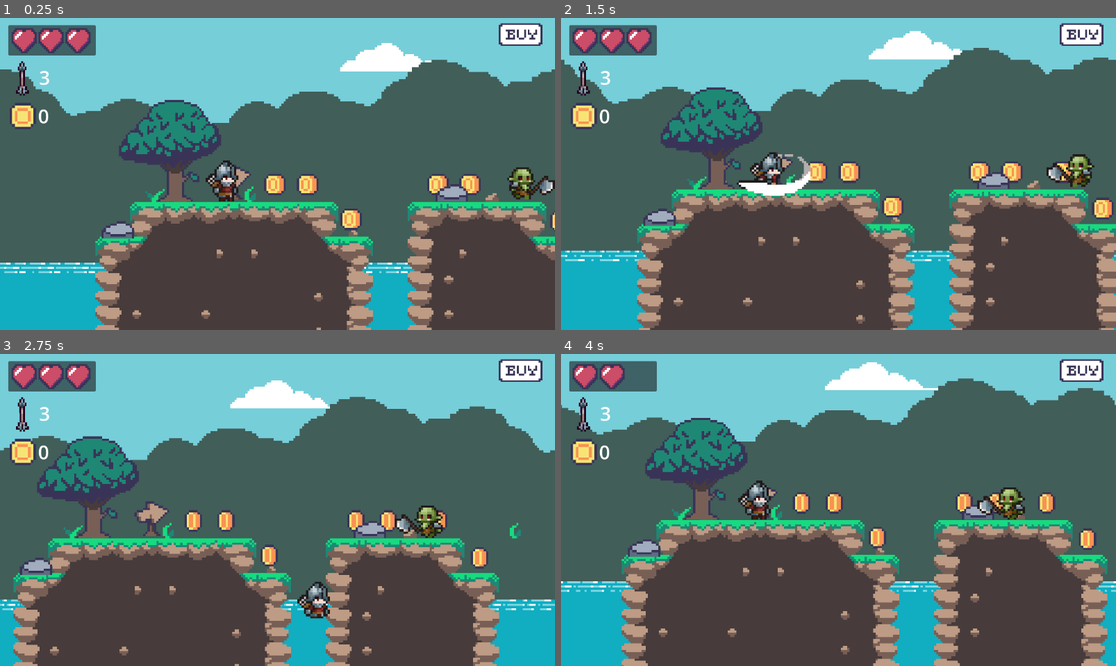
Above: before the commit, frames 1-4 (two rows, left to right).
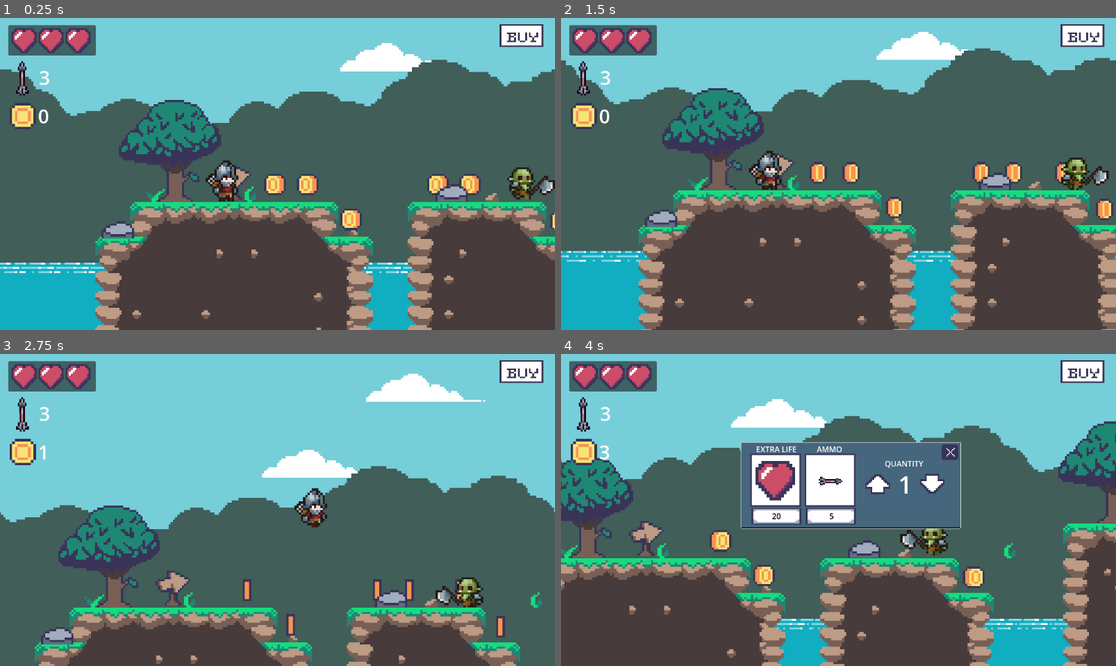
Above: after the commit, the same moments.

Repository: Wise-394/Knight_Adventure
Game: Godot game, scene res://scene/levels/level1.tscn
Same seed, same stepped clock (60 frames per second), same inputs: the game is played once before the commit and once after it.
Inputs (mouse positions are in pixels of both pictures, inside the frame that each line leads up to):
- Up to frame 1 (0.25 s): no input
- Up to frame 2 (1.5 s): click (1082, 33) at 0.52 s; click (1082, 36) at 1.27 s
- Up to frame 3 (2.75 s): tap Enter (ui_accept) at 2, 2.1 s; move the mouse to (399, 494) at 2.02 s; hold D (right) from 2.03 s (still down); tap Space (jump, bound only after the commit) at 2.27, 2.3, 2.57 s
- Up to frame 4 (4 s): move the mouse to (727, 525) at 2.77 s; tap Space (jump, bound only after the commit) at 2.85, 3.02, 3.32 s; tap Enter (ui_accept) at 3.05 s; release D (right) at 3.5 s; click (777, 516) at 3.5 s, where only the run after the commit has a clickable "20"

The runs differ from the first frame. In frame 1, 0.3% of the frame differs, in the area x 89-98%, y 1-10%; in frame 2, 9.1%; in frame 3, 56%; in frame 4, 66%, in the area x 0-100%, y 1-100%.

Commit message:
shop fully working

Diff:
--- a/project.godot
+++ b/project.godot
@@ -17,6 +17,12 @@
 
 [input]
 
+ui_accept={
+"deadzone": 0.5,
+"events": [Object(InputEventKey,"resource_local_to_scene":false,"resource_name":"","device":0,"window_id":0,"alt_pressed":false,"shift_pressed":false,"ctrl_pressed":false,"meta_pressed":false,"pressed":false,"keycode":4194309,"physical_keycode":0,"key_label":0,"unicode":0,"location":0,"echo":false,"script":null)
+, Object(InputEventKey,"resource_local_to_scene":false,"resource_name":"","device":0,"window_id":0,"alt_pressed":false,"shift_pressed":false,"ctrl_pressed":false,"meta_pressed":false,"pressed":false,"keycode":4194310,"physical_keycode":0,"key_label":0,"unicode":0,"location":0,"echo":false,"script":null)
+]
+}
 left={
 "deadzone": 0.5,
 "events": [Object(InputEventKey,"resource_local_to_scene":false,"resource_name":"","device":-1,"window_id":0,"alt_press …(191 unchanged characters)…
@@ -37,6 +43,11 @@
 "events": [Object(InputEventMouseButton,"resource_local_to_scene":false,"resource_name":"","device":-1,"window_id":0,"a …(258 unchanged characters)…
 ]
 }
+jump={
+"deadzone": 0.5,
+"events": [Object(InputEventKey,"resource_local_to_scene":false,"resource_name":"","device":-1,"window_id":0,"alt_pressed":false,"shift_pressed":false,"ctrl_pressed":false,"meta_pressed":false,"pressed":false,"keycode":0,"physical_keycode":32,"key_label":0,"unicode":32,"location":0,"echo":false,"script":null)
+]
+}
 
 [layer_names]
 
--- /dev/null
+++ b/scene/exit_button.gd
@@ -0,0 +1,54 @@
+extends Control
+
+@onready var shop_button: TextureButton = $".."
+@onready var quantity_label: Label = $NinePatchRect/Node/QuantityLabel
+@onready var life_text_label: Label = $NinePatchRect/LifeBg/BuyLife/LifeTextLabel
+@onready var ammo_text_label: Label = $NinePatchRect/LifeBg/ArrowBg/BuyAmmo/AmmoTextLabel
+@export var gameManager: Node
+var coins
+func _ready() -> void:
+	quantity_label.text = "1"
+	life_text_label.text = "20"
+	ammo_text_label.text = "5"
+
+
+
+func changeQuantity(mode):
+	var quantity = int(quantity_label.text)
+	if mode == "up" and not quantity == 9:
+		quantity += 1
+	elif mode == "down" and not quantity == 1:
+		quantity -= 1
+	quantity_label.text = str(quantity)
+	life_text_label.text = str(20 * quantity)
+	ammo_text_label.text = str(5 * quantity)
+
+func _on_exit_button_pressed() -> void:
+	shop_button.hideShop()
+
+
+func _on_up_button_pressed() -> void:
+	changeQuantity("up")
+
+func _on_down_button_pressed() -> void:
+	changeQuantity("down")
+
+
+func _on_buy_life_pressed() -> void:
+	coins = gameManager.coins
+	var quantity = int(quantity_label.text)
+	var price = int(life_text_label.text)
+	if gameManager.playerHealth == 3:
+		print("full hp")
+	elif coins >= price:
+		gameManager.increasePlayerHealth(quantity)
+		gameManager.decreaseCoin(price)
+
+func _on_buy_ammo_pressed() -> void:
+	coins = gameManager.coins
+	var quantity = int(quantity_label.text)
+	var price = int(ammo_text_label.text)
+	if coins >= price:
+		print(true)
+		gameManager.increaseArrowAmount(quantity)
+		gameManager.decreaseCoin(price)
--- a/scene/levels/level1.tscn
+++ b/scene/levels/level1.tscn
@@ -502,6 +502,16 @@
 [node name="hearts" parent="UI" index="0"]
 metadata/_edit_use_anchors_ = true
 
+[node name="ShopButton" parent="UI" index="1" node_paths=PackedStringArray("player")]
+offset_left = 1037.0
+offset_top = 13.0
+offset_right = 1128.0
+offset_bottom = 60.0
+player = NodePath("../../Player")
+
+[node name="Shop" parent="UI/ShopButton" index="0" node_paths=PackedStringArray("gameManager")]
+gameManager = NodePath("../../../GameManager")
+
 [node name="Cointainer" type="HBoxContainer" parent="UI"]
 offset_left = 20.0
 offset_top = 176.0
@@ -551,3 +561,4 @@
 [editable path="Enemy/Cannon6"]
 [editable path="Enemy/Cannon5"]
 [editable path="UI"]
+[editable path="UI/ShopButton"]
--- a/scene/levels/level_2.tscn
+++ b/scene/levels/level_2.tscn
@@ -78,6 +78,12 @@
 
 [node name="UI" parent="." instance=ExtResource("1_b81kf")]
 
+[node name="ShopButton" parent="UI" index="1" node_paths=PackedStringArray("player")]
+player = NodePath("../../Player")
+
+[node name="Shop" parent="UI/ShopButton" index="0" node_paths=PackedStringArray("gameManager")]
+gameManager = NodePath("../../../GameManager")
+
 [node name="Cointainer" type="HBoxContainer" parent="UI"]
 offset_left = 20.0
 offset_top = 176.0
@@ -136,3 +142,4 @@
 position_smoothing_enabled = true
 
 [editable path="UI"]
+[editable path="UI/ShopButton"]
--- /dev/null
+++ b/scene/shop.tscn
@@ -0,0 +1,174 @@
+[gd_scene load_steps=12 format=3 uid="uid://dl4g6u5ywxqvu"]
+
+[ext_resource type="Texture2D" uid="uid://bouii450pe7d1" path="res://asset/CM/shop/shopBG.png" id="1_owmq1"]
+[ext_resource type="Texture2D" uid="uid://qkdcen3qu8u1" path="res://asset/CM/shop/shopClose.png" id="2_dei64"]
+[ext_resource type="Texture2D" uid="uid://cnoovg7vs1liy" path="res://asset/CM/shop/ShopPanel.png" id="3_ow4fu"]
+[ext_resource type="Script" path="res://scene/exit_button.gd" id="3_stwwd"]
+[ext_resource type="Texture2D" uid="uid://bdwp8vvfxy34g" path="res://asset/CM/shop/shopClosePressed1.png" id="4_1fqbi"]
+[ext_resource type="Texture2D" uid="uid://brik2ytow688y" path="res://asset/Rocky Roads/Rocky Roads/UI/hearts.png" id="4_2nsf6"]
+[ext_resource type="Texture2D" uid="uid://bun0txes47vvo" path="res://asset/Tiny RPG Character Asset Pack v1.03b -Free Soldier&Orc/Tiny RPG Character Asset Pack v1.03 -Free Soldier&Orc/Arrow(Projectile)/Arrow01(32x32).png" id="6_15i8v"]
+[ext_resource type="Texture2D" uid="uid://iecavxicb4fj" path="res://asset/CM/shop/buttonBgpng.png" id="7_lhlhe"]
+[ext_resource type="Texture2D" uid="uid://c3wcnkr6g3vp3" path="res://asset/CM/shop/buttonBgpng-clickedt.png" id="8_fil31"]
+[ext_resource type="Texture2D" uid="uid://bwyn2ohiidgq3" path="res://asset/CM/shop/Upbutton.png" id="9_1ctwe"]
+[ext_resource type="Texture2D" uid="uid://d06hppmn27me1" path="res://asset/CM/shop/Upbutton-pressed.png" id="10_tvfpt"]
+
+[node name="Shop" type="Control"]
+layout_mode = 3
+anchors_preset = 0
+offset_right = 455.0
+offset_bottom = 181.0
+script = ExtResource("3_stwwd")
+
+[node name="NinePatchRect" type="NinePatchRect" parent="."]
+layout_mode = 2
+offset_right = 457.0
+offset_bottom = 180.0
+texture = ExtResource("1_owmq1")
+region_rect = Rect2(0, 0, 48, 48)
+patch_margin_left = 16
+patch_margin_top = 16
+patch_margin_right = 16
+patch_margin_bottom = 16
+
+[node name="ExitButton" type="TextureButton" parent="NinePatchRect"]
+layout_mode = 1
+anchors_preset = 1
+anchor_left = 1.0
+anchor_right = 1.0
+offset_left = -43.0
+offset_right = -3.0
+offset_bottom = 40.0
+grow_horizontal = 0
+texture_normal = ExtResource("4_1fqbi")
+texture_pressed = ExtResource("2_dei64")
+stretch_mode = 0
+
+[node name="LifeBg" type="TextureRect" parent="NinePatchRect"]
+layout_mode = 0
+offset_left = 12.0
+offset_top = 24.0
+offset_right = 133.0
+offset_bottom = 134.0
+texture = ExtResource("3_ow4fu")
+
+[node name="LifePic" type="TextureRect" parent="NinePatchRect/LifeBg"]
+layout_mode = 0
+offset_left = 19.0
+offset_top = 15.0
+offset_right = 101.0
+offset_bottom = 97.0
+texture = ExtResource("4_2nsf6")
+
+[node name="ExtraLife" type="Label" parent="NinePatchRect/LifeBg"]
+layout_mode = 0
+offset_left = 20.0
+offset_top = -21.0
+offset_right = 104.0
+offset_bottom = 2.0
+text = "EXTRA LIFE"
+
+[node name="BuyLife" type="TextureButton" parent="NinePatchRect/LifeBg"]
+layout_mode = 0
+offset_left = 10.0
+offset_top = 113.0
+offset_right = 114.0
+offset_bottom = 147.0
+texture_normal = ExtResource("7_lhlhe")
+texture_pressed = ExtResource("8_fil31")
+stretch_mode = 0
+
+[node name="LifeTextLabel" type="Label" parent="NinePatchRect/LifeBg/BuyLife"]
+layout_mode = 0
+offset_left = 33.0
+offset_top = 5.0
+offset_right = 73.0
+offset_bottom = 30.0
+theme_override_colors/font_color = Color(0, 0, 0, 1)
+text = "20"
+horizontal_alignment = 1
+
+[node name="ArrowBg" type="TextureRect" parent="NinePatchRect/LifeBg"]
+layout_mode = 0
+offset_left = 113.0
+offset_right = 234.0
+offset_bottom = 110.0
+texture = ExtResource("3_ow4fu")
+
+[node name="ArrowPic" type="TextureRect" parent="NinePatchRect/LifeBg/ArrowBg"]
+layout_mode = 0
+offset_left = 19.0
+offset_top = 15.0
+offset_right = 101.0
+offset_bottom = 97.0
+texture = ExtResource("6_15i8v")
+
+[node name="Ammo" type="Label" parent="NinePatchRect/LifeBg/ArrowBg"]
+layout_mode = 0
+offset_left = 33.0
+offset_top = -21.0
+offset_right = 89.0
+offset_bottom = 2.0
+text = "AMMO
+"
+
+[node name="BuyAmmo" type="TextureButton" parent="NinePatchRect/LifeBg/ArrowBg"]
+layout_mode = 0
+offset_left = 10.0
+offset_top = 113.0
+offset_right = 114.0
+offset_bottom = 147.0
+texture_normal = ExtResource("7_lhlhe")
+texture_pressed = ExtResource("8_fil31")
+stretch_mode = 0
+
+[node name="AmmoTextLabel" type="Label" parent="NinePatchRect/LifeBg/ArrowBg/BuyAmmo"]
+offset_left = 34.0
+offset_top = 5.0
+offset_right = 74.0
+offset_bottom = 30.0
+theme_override_colors/font_color = Color(0, 0, 0, 1)
+text = "5"
+horizontal_alignment = 1
+
+[node name="Node" type="Node2D" parent="NinePatchRect"]
+
+[node name="Label" type="Label" parent="NinePatchRect/Node"]
+offset_left = 299.0
+offset_top = 33.0
+offset_right = 380.0
+offset_bottom = 56.0
+text = "QUANTITY"
+
+[node name="upButton" type="TextureButton" parent="NinePatchRect/Node"]
+offset_left = 255.0
+offset_top = 56.0
+offset_right = 314.0
+offset_bottom = 115.0
+texture_normal = ExtResource("10_tvfpt")
+texture_pressed = ExtResource("9_1ctwe")
+stretch_mode = 0
+
+[node name="downButton" type="TextureButton" parent="NinePatchRect/Node"]
+offset_left = 427.0
+offset_top = 118.0
+offset_right = 486.0
+offset_bottom = 177.0
+rotation = 3.14159
+texture_normal = ExtResource("10_tvfpt")
+texture_pressed = ExtResource("9_1ctwe")
+stretch_mode = 0
+
+[node name="QuantityLabel" type="Label" parent="NinePatchRect/Node"]
+offset_left = 322.0
+offset_top = 53.0
+offset_right = 362.0
+offset_bottom = 122.0
+theme_override_font_sizes/font_size = 50
+text = "0"
+horizontal_alignment = 1
+
+[connection signal="pressed" from="NinePatchRect/ExitButton" to="." method="_on_exit_button_pressed"]
+[connection signal="pressed" from="NinePatchRect/LifeBg/BuyLife" to="." method="_on_buy_life_pressed"]
+[connection signal="pressed" from="NinePatchRect/LifeBg/ArrowBg/BuyAmmo" to="." method="_on_buy_ammo_pressed"]
+[connection signal="pressed" from="NinePatchRect/Node/upButton" to="." method="_on_up_button_pressed"]
+[connection signal="pressed" from="NinePatchRect/Node/downButton" to="." method="_on_down_button_pressed"]
--- /dev/null
+++ b/scene/shop_button.gd
@@ -0,0 +1,23 @@
+extends TextureButton
+
+@onready var shop: Control = $Shop
+var visibility = false
+@export var player: Node2D
+
+
+func hideShop():
+	shop.visible = false
+	visibility = false
+	get_tree().paused = false
+	player.playerState = "default"
+
+
+
+func _on_pressed() -> void:
+	if visibility == false:
+		player.playerState = "pause"
+		shop.visible = true
+		visibility = true
+		get_tree().paused = true
+	else:
+		hideShop()
--- /dev/null
+++ b/scene/shop_button.tscn
@@ -0,0 +1,32 @@
+[gd_scene load_steps=4 format=3 uid="uid://diru8q3cf3aho"]
+
+[ext_resource type="Texture2D" uid="uid://b7yj4dl2y5vux" path="res://asset/CM/shop/shopButtonCM1.png" id="1_bq2fy"]
+[ext_resource type="Script" path="res://scene/shop_button.gd" id="2_3ty80"]
+[ext_resource type="PackedScene" uid="uid://dl4g6u5ywxqvu" path="res://scene/shop.tscn" id="3_mnpe6"]
+
+[node name="ShopButton" type="TextureButton"]
+process_mode = 3
+offset_left = 1035.0
+offset_top = 11.0
+offset_right = 1126.0
+offset_bottom = 58.0
+texture_normal = ExtResource("1_bq2fy")
+stretch_mode = 0
+script = ExtResource("2_3ty80")
+
+[node name="Shop" parent="." instance=ExtResource("3_mnpe6")]
+visible = false
+layout_mode = 1
+anchors_preset = 8
+anchor_left = 0.5
+anchor_top = 0.5
+anchor_right = 0.5
+anchor_bottom = 0.5
+offset_left = -709.5
+offset_top = 146.5
+offset_right = -299.5
+offset_bottom = 432.5
+grow_horizontal = 2
+grow_vertical = 2
+
+[connection signal="pressed" from="." to="." method="_on_pressed"]
--- a/scene/ui.tscn
+++ b/scene/ui.tscn
@@ -1,7 +1,8 @@
-[gd_scene load_steps=3 format=3 uid="uid://dnh7hauwuos2a"]
+[gd_scene load_steps=4 format=3 uid="uid://dnh7hauwuos2a"]
 
 [ext_resource type="Texture2D" uid="uid://brik2ytow688y" path="res://asset/Rocky Roads/Rocky Roads/UI/hearts.png" id="1_gqt0v"]
-[ext_resource type="Texture2D" uid="uid://b7yj4dl2y5vux" path="res://asset/CM/shop/shopButtonCM1.png" id="2_t627w"]
+[ext_resource type="PackedScene" uid="uid://diru8q3cf3aho" path="res://scene/shop_button.tscn" id="2_t2bsm"]
+[ext_resource type="Texture2D" uid="uid://dg2h35tuy4d2g" path="res://asset/CM/shop/shopButtonPressed.png" id="3_n15ao"]
 
 [node name="UI" type="CanvasLayer"]
 
@@ -36,10 +37,8 @@
 texture = ExtResource("1_gqt0v")
 expand_mode = 2
 
-[node name="Shop" type="TextureButton" parent="."]
-offset_left = 1035.0
-offset_top = 11.0
-offset_right = 1126.0
-offset_bottom = 58.0
-texture_normal = ExtResource("2_t627w")
-stretch_mode = 0
+[node name="ShopButton" parent="." instance=ExtResource("2_t2bsm")]
+unique_name_in_owner = true
+texture_pressed = ExtResource("3_n15ao")
+
+[connection signal="button_up" from="ShopButton" to="ShopButton" method="_on_button_up"]
--- a/script/game_manager.gd
+++ b/script/game_manager.gd
@@ -34,7 +34,9 @@
 func decreasePlayerHealth(amount):
 	playerHealth -= amount
 	checkHealth()
-
+func increasePlayerHealth(amount):
+	playerHealth += amount
+	checkHealth()
 func checkHealth():
 	for h in 3:
 		if (h < playerHealth):
@@ -54,11 +56,15 @@
 		if playerHealth < 3:
 			playerHealth += 1
 			checkHealth()
-
+func decreaseCoin(amount):
+	coins -= amount
+	coinAmount.text = str(coins)
 func updateArrowAmount():
 	player.arrowAmount = arrowAmount
 	arrow_amount.text = str(arrowAmount)
-
+func increaseArrowAmount(quantity):
+	arrowAmount += quantity
+	updateArrowAmount()
 func playerHitProjectile():
 	player.knockback()
 	player.playerState = "is_hurt"
--- a/script/player.gd
+++ b/script/player.gd
@@ -7,7 +7,6 @@
 
 var arrow
 
-@export var health = 3
 const SPEED = 115.0
 const JUMP_VELOCITY = -300.0
 var playerState = "default"
@@ -25,7 +24,7 @@
 		velocity += get_gravity() * delta
 
 	# Handle jump.
-	if Input.is_action_just_pressed("ui_accept") and is_on_floor():
+	if Input.is_action_just_pressed("jump") and is_on_floor():
 		velocity.y = JUMP_VELOCITY
 
 	# Get the input direction and handle the movement/deceleration.
Binary file added: asset/CM/shop/Arrow01(32x32).png
Not shown, added: asset/CM/shop/Arrow01(32x32).png.import
Binary file added: asset/CM/shop/ShopButton.png
Not shown, added: asset/CM/shop/ShopButton.png.import
Binary file added: asset/CM/shop/ShopPanel.png
Not shown, added: asset/CM/shop/ShopPanel.png.import
Binary file added: asset/CM/shop/Upbutton-pressed.png
Not shown, added: asset/CM/shop/Upbutton-pressed.png.import
Binary file added: asset/CM/shop/Upbutton.png
Not shown, added: asset/CM/shop/Upbutton.png.import
Binary file added: asset/CM/shop/buttonBgpng-clickedt.png
Not shown, added: asset/CM/shop/buttonBgpng-clickedt.png.import
(and 16 more such lines)
